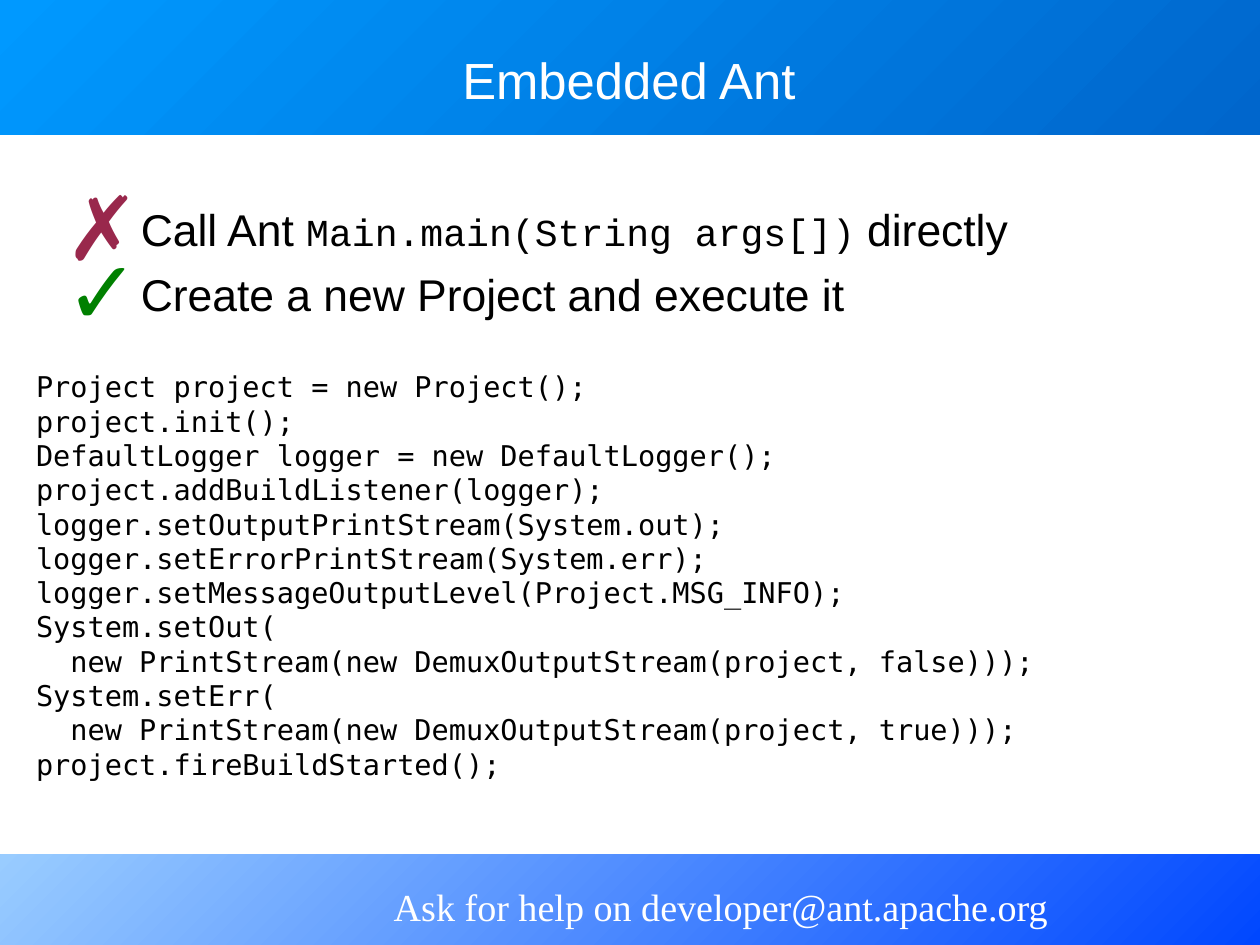
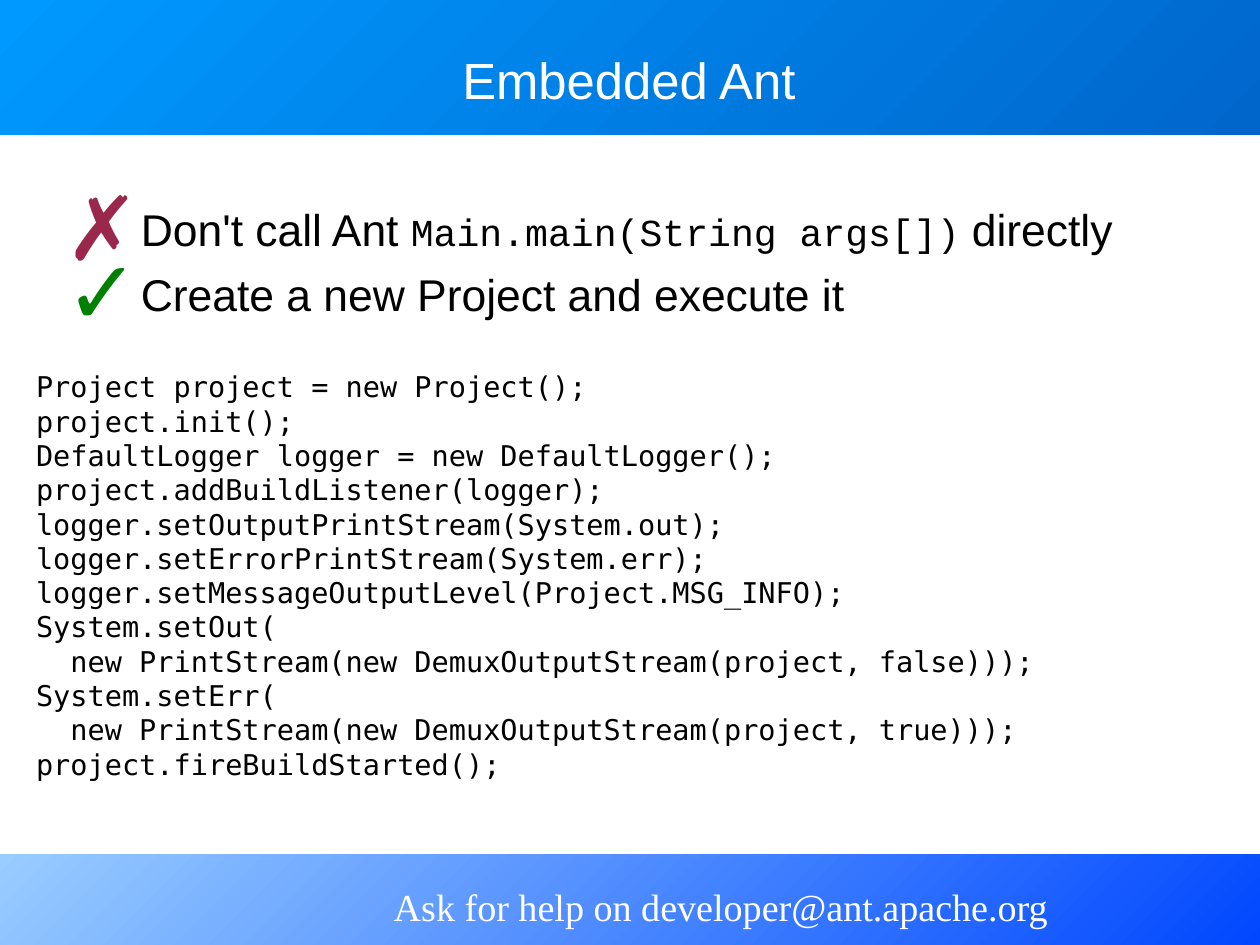
Before and after one commit to BeatrizTercero/repoSvnAnt, a slide deck: slide 25 of core/trunk/docs/slides/extending_ant.odp. Drawn at 1260x945 pixels with LibreOffice and Linux fonts; fonts in the diff are those of the drawing. Boxes give left, top, right and bottom in pixels: in the first picture for what was removed or moved away, otherwise in the second. Text is boxed around its words. In the diff, an @@ line names an element or a change of style, - is before the commit and + after.

```diff
--- a/core/trunk/docs/slides/extending_ant.odp
+++ b/core/trunk/docs/slides/extending_ant.odp
@@ text at <box>141,213,1113,256</box>: text changed @@
-✗ Call Ant Main.main(String args[]) directly
+✗ Don't call Ant Main.main(String args[]) directly
```
Also in this commit, not shown: 6 other slides changed.
